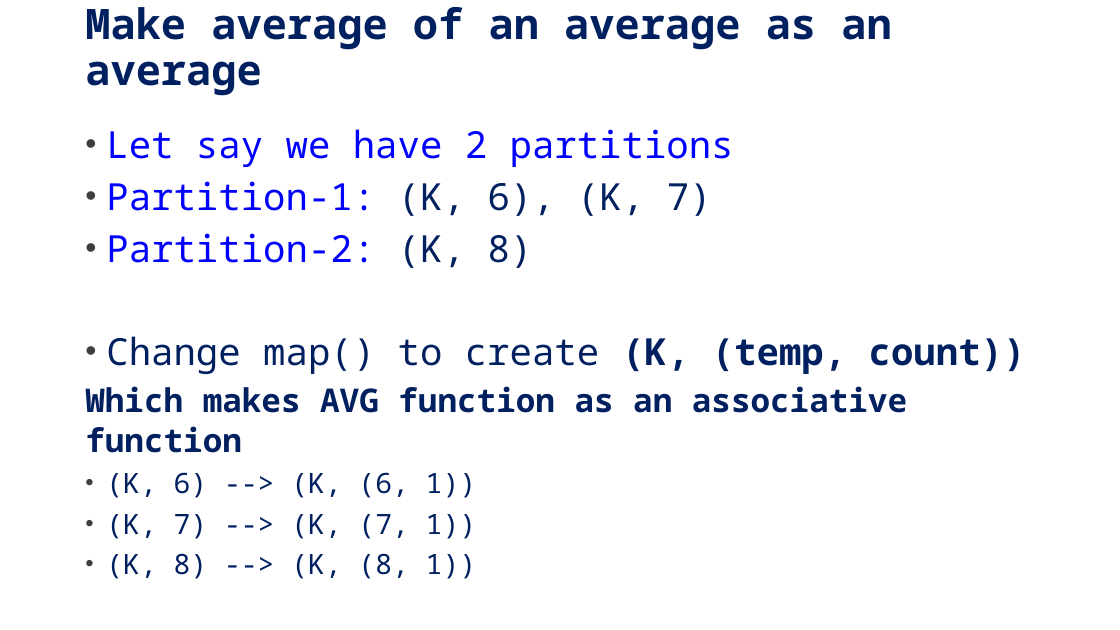
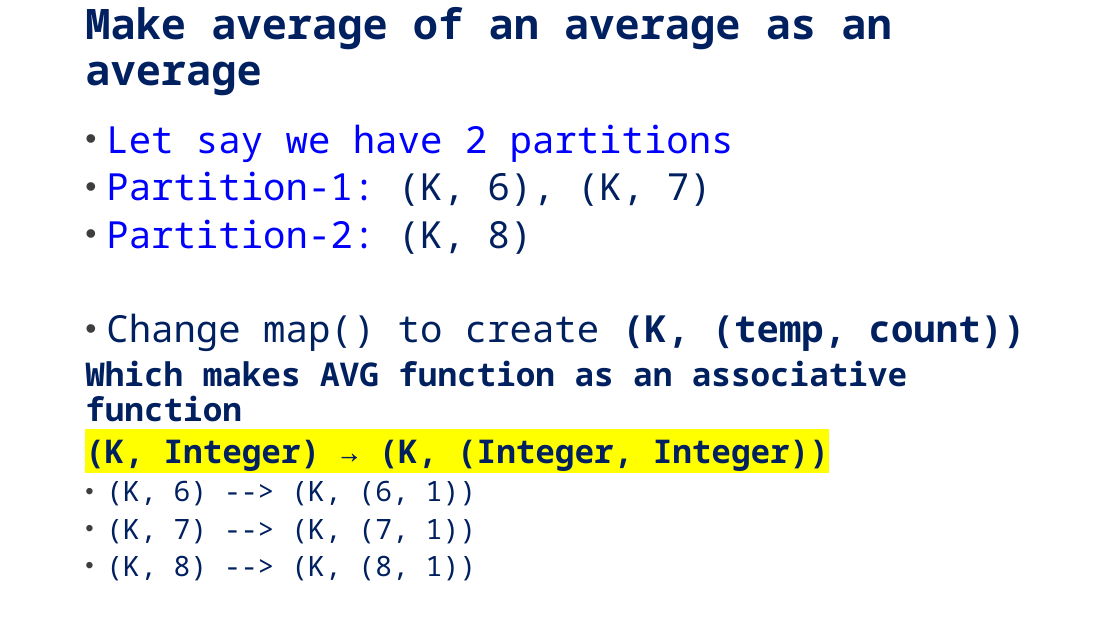
Before and after one commit to mahmoudparsian/big-data-mapreduce-course, a slide deck: slide 21 of slides/mapreduce/3.3_mapreduce_with_combiners.pptx. Drawn at 1120x630 pixels with LibreOffice and Linux fonts; fonts in the diff are those of the drawing; background and template pictures are left out. Boxes give left, top, right and bottom in pixels: in the first picture for what was removed or moved away, otherwise in the second. Text is boxed around its words. In the diff, an @@ line names an element or a change of style, - is before the commit and + after.

```diff
--- a/slides/mapreduce/3.3_mapreduce_with_combiners.pptx
+++ b/slides/mapreduce/3.3_mapreduce_with_combiners.pptx
@@ text at [85, 124, 1026, 581]: line spacing 1 to 0.9 @@
@@ text at [85, 439, 829, 471]: paragraph added @@
+(K, Integer) → (K, (Integer, Integer))
```
Also in this commit, not shown: 4 other slides changed, 1 other file.
